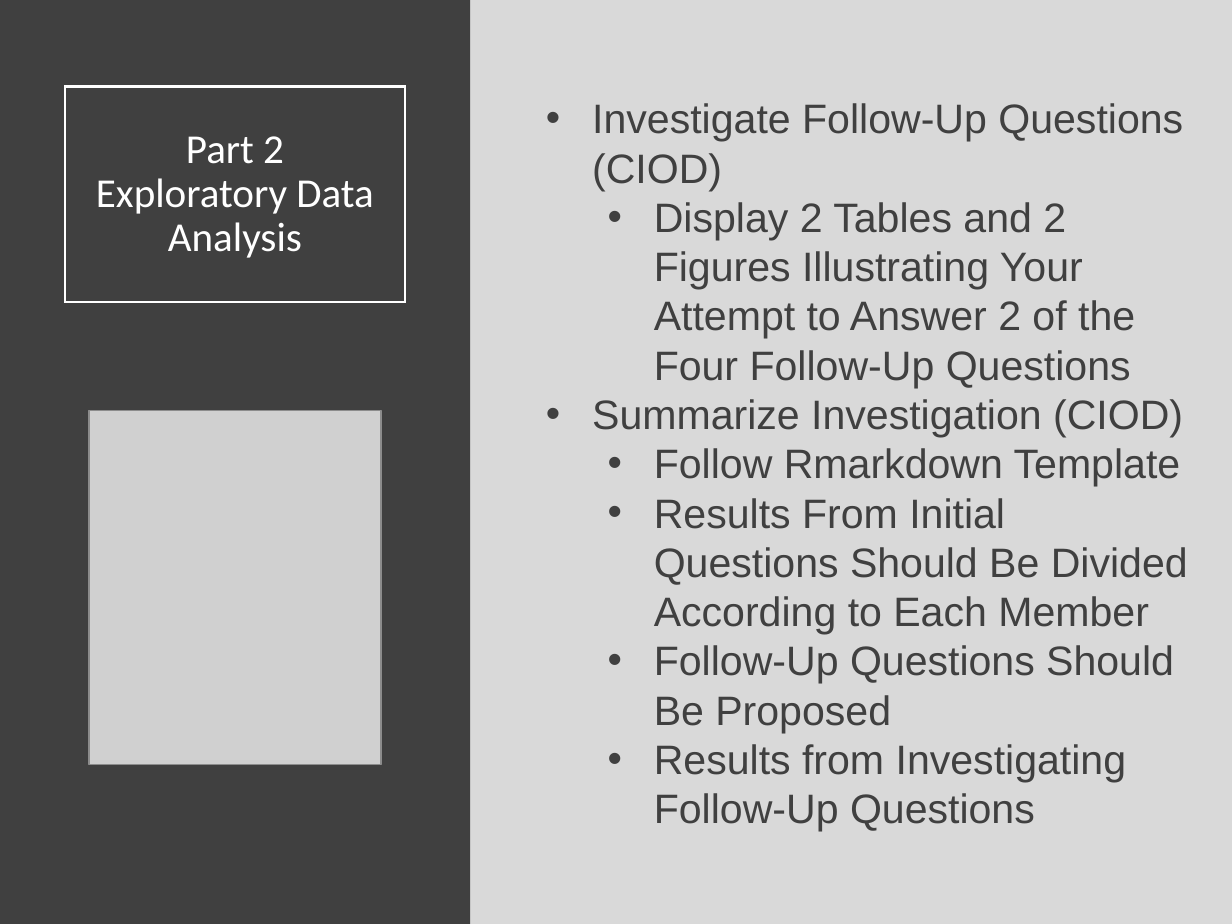
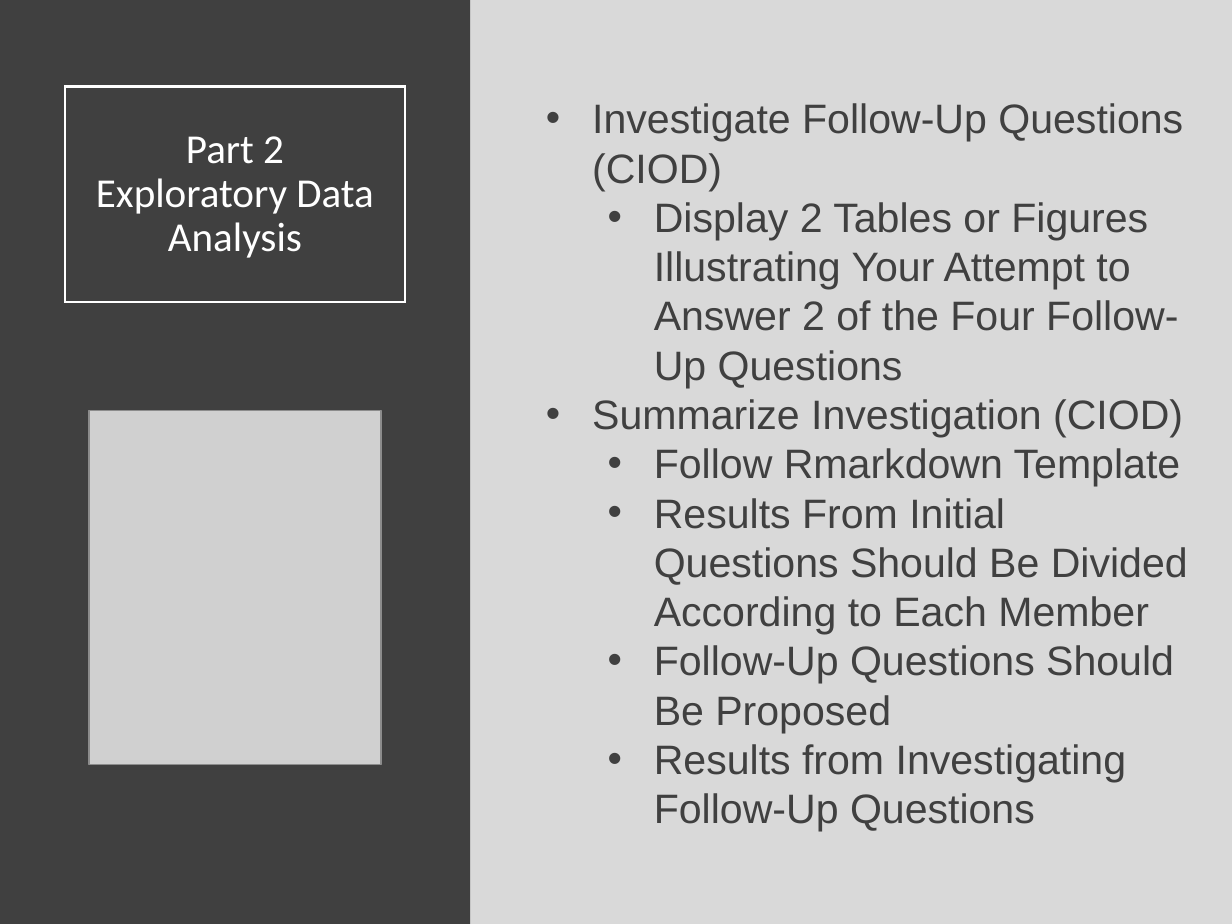
Before and after one commit to Yixf-Self/STOR320_WEBSITE, a slide deck: slide 14 of Lecture/Lecture 10/Lecture 10.pptx. Drawn at 1232x924 pixels with LibreOffice and Linux fonts; fonts in the diff are those of the drawing; grey boxes stand for pictures. Boxes give left, top, right and bottom in pixels: in the first picture for what was removed or moved away, otherwise in the second. Text is boxed around its words. In the diff, an @@ line names an element or a change of style, - is before the commit and + after.

```diff
--- a/Lecture/Lecture 10/Lecture 10.pptx
+++ b/Lecture/Lecture 10/Lecture 10.pptx
@@ text at [654, 202, 1178, 388]: text changed @@
-  • Display 2 Tables and 2 Figures Illustrating Your Attempt to Answer 2 of the Four Follow-Up Questions
+  • Display 2 Tables or Figures Illustrating Your Attempt to Answer 2 of the Four Follow-Up Questions
```
Also in this commit, not shown: 2 other slides changed, 4 other files.
